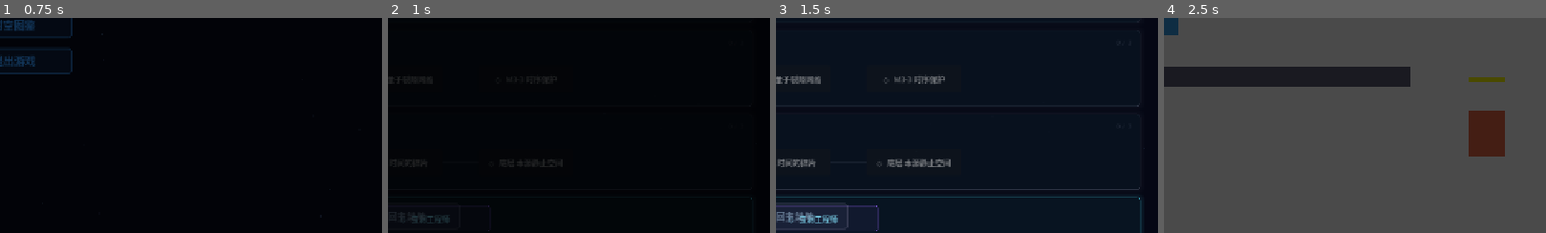
Above: before the commit, frames 1-4 (left to right).
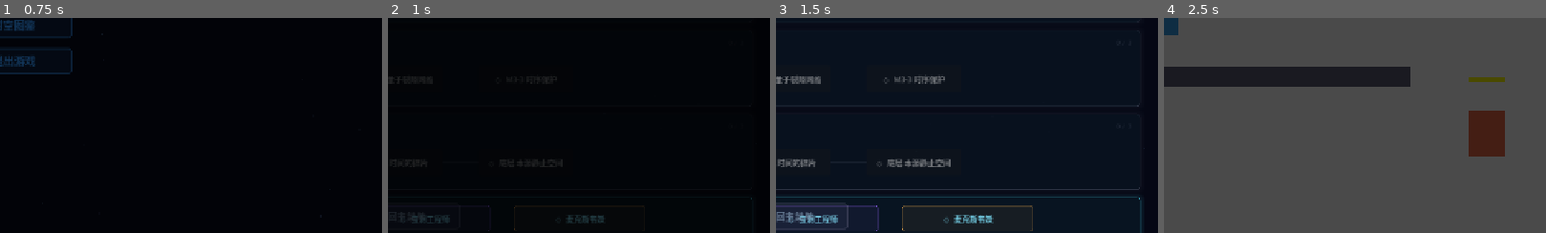
Above: after the commit, the same moments.

Repository: moss-550-w/Relativity-Puzzle
Game: Godot game, scene res://scenes/ui/main_menu.tscn
The game is run twice, just before and just after one commit, with the same random seed, the same clock (stepped at 60 frames per second) and the same inputs.
Inputs (mouse positions are % of the whole screen's width and height, from its top left):
- Up to frame 1 (0.75 s): click "▶ 开始游戏" at 0.5 s
- Up to frame 2 (1 s): no input
- Up to frame 3 (1.5 s): move the mouse to (72, 45) at 1.27 s; hold D (move_right) from 1.28 s (still down); hold E (observe) from 1.28 s (still down); click (72, 45) at 1.42 s
- Up to frame 4 (2.5 s): tap Space (jump) at 1.52, 1.82 s; tap Shift (sprint) at 1.55 s; release D (move_right) at 2 s; release E (observe) at 2 s; click "◇ M1-1 三重时间考验" at 2 s
The pictures show only the part of the screen within x 49-99%, y 50-100%; the shares and areas given below are measured in that part.

Frame 1 is identical in both runs. In frame 2, 0.2% of the frame differs, in the area x 33-57%, y 88-99%; in frame 3, 0.7%, in the area x 33-68%, y 87-100%; in frame 4, nothing differs.

Commit message:
feat(minigames): add maxwell demon entropy puzzle game
- 新增麦克斯韦妖小游戏，基于热力学熵与兰道尔原理的解谜玩法
- 新增关卡选择入口与游戏场景、脚本资源
- 注册小游戏图鉴条目与游戏状态标记

Diff:
--- /dev/null
+++ b/scenes/minigames/maxwell_demon.gd
@@ -0,0 +1,469 @@
+extends Control
+## 麦克斯韦妖 — 熵、信息与第二定律（World 4 趣味挑战）
+## 鼠标 对准闸门高度 | 按住 空格/左键 开门分拣 | E/Shift 擦除记忆(全局熵↑) | R 重置 | ESC 返回
+## 目标：把热(红)分子赶向右腔、冷(蓝)分子赶向左腔，局部有序度 ≥ 70% 解锁图鉴
+## 科普核心：擦除记忆必然推高全局熵——局部可降熵，全局熵永不下降（兰道尔原理）
+##
+## 注意：本小游戏使用【局部】熵计量 _global_entropy，刻意不写入全局 EntropySystem，
+## 以免污染世界4正式关卡的熵状态（向下兼容，互不干扰）。
+
+
+const C_CYAN: Color = Color(0.2, 0.9, 1.0)   # 冷 / 慢
+const C_RED: Color = Color(1.0, 0.35, 0.28)  # 热 / 快
+const C_GOLD: Color = Color(1.0, 0.85, 0.3)  # 成功
+const C_DIM: Color = Color(0.4, 0.5, 0.7)
+
+# 仿真箱（左=冷腔 / 右=热腔，中央隔墙在 WALL_X）
+const BOX: Rect2 = Rect2(300, 124, 680, 468)   # left=300 right=980 top=124 bottom=592
+const WALL_X: float = 640.0
+const GATE_HALF: float = 44.0                  # 闸门口半高
+const PARTICLE_RADIUS: float = 6.0
+const PARTICLE_COUNT: int = 24
+const HOT_SPEED_MIN: float = 175.0
+const HOT_SPEED_MAX: float = 250.0
+const COLD_SPEED_MIN: float = 60.0
+const COLD_SPEED_MAX: float = 115.0
+
+# 记忆缓冲 / 兰道尔擦除代价
+const MEMORY_BITS: int = 8
+const ERASE_ENTROPY_COST: float = 0.08
+const GATE_COOLDOWN: float = 0.6
+const TARGET_SEPARATION: float = 0.70          # 目标分离度（局部有序度）
+
+# 每个分子：{ pos:Vector2, vel:Vector2, hot:bool, trail:Array[Vector2] }
+var _particles: Array = []
+var _gate_y: float = 358.0
+var _gate_open: bool = false
+var _gate_cooldown: float = 0.0
+var _memory_used: int = 0
+var _local_order: float = 0.5                  # [0,1] 处于正确腔室的分子比例
+var _sorted_ok: int = 0                         # 有效分拣次数
+var _passes: int = 0                            # 总放行次数
+var _global_entropy: float = 0.0                # 局部全局熵计量（仅擦除时阶跃上升）
+var _completed: bool = false
+var _t: float = 0.0
+
+var _stars: Array = []
+
+
+func _ready() -> void:
+	_init_stars()
+	_spawn_particles()
+	_build_hud()
+	TransitionLayer.fade_in()
+	_show_toast("把热分子(红)赶向右侧、冷分子(蓝)赶向左侧")
+
+
+func _init_stars() -> void:
+	for i in 48:
+		_stars.append({
+			"pos": Vector2(randf_range(0, 1280), randf_range(0, 720)),
+			"a": randf_range(0.08, 0.3),
+		})
+
+
+func _spawn_particles() -> void:
+	_particles.clear()
+	for i in PARTICLE_COUNT:
+		var hot: bool = i % 2 == 0
+		var speed: float = randf_range(HOT_SPEED_MIN, HOT_SPEED_MAX) if hot else randf_range(COLD_SPEED_MIN, COLD_SPEED_MAX)
+		var ang: float = randf_range(0.0, TAU)
+		# 初始故意"错位"：热分子多在冷腔(左)、冷分子多在热腔(右)，制造分拣需求
+		var wrong_side: bool = randf() < 0.78
+		var on_left: bool = wrong_side if hot else not wrong_side
+		var x: float
+		if on_left:
+			x = randf_range(BOX.position.x + 24.0, WALL_X - 30.0)
+		else:
+			x = randf_range(WALL_X + 30.0, BOX.position.x + BOX.size.x - 24.0)
+		var y: float = randf_range(BOX.position.y + 24.0, BOX.position.y + BOX.size.y - 24.0)
+		_particles.append({
+			"pos": Vector2(x, y),
+			"vel": Vector2(cos(ang), sin(ang)) * speed,
+			"hot": hot,
+			"trail": [],
+		})
+
+
+func _build_hud() -> void:
+	var title: Label = Label.new()
+	title.text = "◆  麦克斯韦妖"
+	title.position = Vector2(28, 16)
+	title.size = Vector2(220, 30)
+	title.add_theme_font_size_override("font_size", 22)
+	title.add_theme_color_override("font_color", C_CYAN)
+	add_child(title)
+
+	var subtitle: Label = Label.new()
+	subtitle.text = "熵 · 信息 · 第二定律"
+	subtitle.position = Vector2(200, 24)
+	subtitle.size = Vector2(220, 20)
+	subtitle.add_theme_font_size_override("font_size", 12)
+	subtitle.add_theme_color_override("font_color", Color(C_CYAN.r, C_CYAN.g, C_CYAN.b, 0.4))
+	add_child(subtitle)
+
+	var hint: Label = Label.new()
+	hint.text = "鼠标对准闸门高度    按住 空格/左键 开门分拣    E 擦除记忆(熵↑)    R 重置    ESC 返回"
+	hint.horizontal_alignment = HORIZONTAL_ALIGNMENT_CENTER
+	hint.set_anchors_preset(PRESET_CENTER_BOTTOM)
+	hint.position = Vector2(-480, -34)
+	hint.size = Vector2(960, 24)
+	hint.add_theme_font_size_override("font_size", 12)
+	hint.add_theme_color_override("font_color", Color(0.3, 0.5, 0.7, 0.55))
+	add_child(hint)
+
+	var done: Label = Label.new()
+	done.name = "DoneLabel"
+	done.horizontal_alignment = HORIZONTAL_ALIGNMENT_CENTER
+	done.position = Vector2(300, 600)
+	done.size = Vector2(680, 26)
+	done.add_theme_font_size_override("font_size", 15)
+	done.add_theme_color_override("font_color", C_GOLD)
+	done.visible = false
+	add_child(done)
+
+
+# ============================================================
+# 每帧
+# ============================================================
+
+func _process(delta: float) -> void:
+	_t += delta
+	if _completed:
+		queue_redraw()
+		return
+	_gate_cooldown = maxf(0.0, _gate_cooldown - delta)
+	_update_gate_state()
+	_simulate(delta)
+	_recompute_order()
+	_check_state()
+	queue_redraw()
+
+
+func _update_gate_state() -> void:
+	# 闸门高度跟随鼠标，限制在隔墙可开区间内
+	var my: float = get_local_mouse_position().y
+	_gate_y = clampf(my, BOX.position.y + GATE_HALF, BOX.position.y + BOX.size.y - GATE_HALF)
+	# 开门条件：输入按住 + 记忆未满 + 非冷却
+	var want_open: bool = Input.is_action_pressed("jump") or Input.is_mouse_button_pressed(MOUSE_BUTTON_LEFT)
+	_gate_open = want_open and _memory_used < MEMORY_BITS and _gate_cooldown <= 0.0
+
+
+func _simulate(delta: float) -> void:
+	var left: float = BOX.position.x + PARTICLE_RADIUS
+	var right: float = BOX.position.x + BOX.size.x - PARTICLE_RADIUS
+	var top: float = BOX.position.y + PARTICLE_RADIUS
+	var bottom: float = BOX.position.y + BOX.size.y - PARTICLE_RADIUS
+
+	for m in _particles:
+		var pos: Vector2 = m["pos"]
+		var vel: Vector2 = m["vel"]
+		var prev: Vector2 = pos
+		pos += vel * delta
+
+		# 中央墙横向穿越判定
+		if (prev.x - WALL_X) * (pos.x - WALL_X) <= 0.0 and not is_equal_approx(prev.x, WALL_X):
+			var denom: float = pos.x - prev.x
+			var tcross: float = 0.0 if is_zero_approx(denom) else (WALL_X - prev.x) / denom
+			var cross_y: float = prev.y + (pos.y - prev.y) * tcross
+			var can_pass: bool = _gate_open and _memory_used < MEMORY_BITS and absf(cross_y - _gate_y) < GATE_HALF
+			if can_pass:
+				_register_pass(m, prev.x < WALL_X)
+			else:
+				# 撞墙反弹并退回原侧，避免穿墙
+				vel.x = -vel.x
+				pos.x = WALL_X - (PARTICLE_RADIUS + 1.0) if prev.x < WALL_X else WALL_X + (PARTICLE_RADIUS + 1.0)
+
+		# 外框反弹
+		if pos.x < left:
+			pos.x = left
+			vel.x = absf(vel.x)
+		elif pos.x > right:
+			pos.x = right
+			vel.x = -absf(vel.x)
+		if pos.y < top:
+			pos.y = top
+			vel.y = absf(vel.y)
+		elif pos.y > bottom:
+			pos.y = bottom
+			vel.y = -absf(vel.y)
+
+		m["pos"] = pos
+		m["vel"] = vel
+
+		var trail: Array = m["trail"]
+		trail.push_front(pos)
+		if trail.size() > 6:
+			trail.pop_back()
+
+
+func _register_pass(m: Dictionary, going_right: bool) -> void:
+	# 每放行一个分子消耗 1 bit 记忆；判定分拣方向是否正确
+	_memory_used += 1
+	_passes += 1
+	var correct: bool = (going_right and m["hot"]) or (not going_right and not m["hot"])
+	if correct:
+		_sorted_ok += 1
+		AudioManager.play_sfx("order_collect")
+	else:
+		AudioManager.play_sfx("redline_bounce")
+
+
+func _recompute_order() -> void:
+	# 局部有序度 = 处于"正确"腔室的分子比例（热在右 / 冷在左）
+	var correct_count: int = 0
+	for m in _particles:
+		var on_right: bool = m["pos"].x >= WALL_X
+		if (on_right and m["hot"]) or (not on_right and not m["hot"]):
+			correct_count += 1
+	_local_order = float(correct_count) / float(_particles.size())
+
+
+func _check_state() -> void:
+	if _local_order >= TARGET_SEPARATION:
+		_complete()
+	elif _global_entropy >= 1.0:
+		# 全局熵触顶：裂隙崩解，区段重置（图鉴不回退）
+		AudioManager.play_sfx("fissure_warning")
+		_reset_segment()
+
+
+# ============================================================
+# 擦除 / 完成 / 重置
+# ============================================================
+
+func _erase_memory() -> void:
+	if _completed or _memory_used == 0:
+		return
+	# 兰道尔原理：擦除信息必然耗散热量 → 全局熵阶跃上升，第二定律不可违背
+	_memory_used = 0
+	_gate_cooldown = GATE_COOLDOWN
+	_gate_open = false
+	_global_entropy = minf(1.0, _global_entropy + ERASE_ENTROPY_COST)
+	AudioManager.play_sfx("platform_crumble")
+
+
+func _complete() -> void:
+	if _completed:
+		return
+	_completed = true
+	_gate_open = false
+	GameState.mark_minigame_completed("maxwell_demon")
+	CodexManager.unlock("maxwell_demon")
+	CodexManager.unlock("landauer_principle")
+	AudioManager.play_sfx("ui_confirm")
+	AudioManager.play_sfx("fragment_collect")
+
+	var done: Label = get_node_or_null("DoneLabel") as Label
+	if done:
+		done.text = "✓ 局部秩序达成！但全局熵从未下降——这正是时间箭头的方向。ESC 返回"
+		done.visible = true
+		done.modulate = Color(1, 1, 1, 0)
+		var tw: Tween = create_tween()
+		tw.tween_property(done, "modulate", Color.WHITE, 0.5)
+
+	_show_toast("图鉴解锁：麦克斯韦妖 与 兰道尔原理")
+
+
+func _reset_segment() -> void:
+	_spawn_particles()
+	_memory_used = 0
+	_gate_cooldown = 0.0
+	_global_entropy = 0.0
+	_sorted_ok = 0
+	_passes = 0
+	_local_order = 0.5
+	_completed = false
+	_gate_open = false
+	var done: Label = get_node_or_null("DoneLabel") as Label
+	if done:
+		done.visible = false
+
+
+# ============================================================
+# 绘制
+# ============================================================
+
+func _draw() -> void:
+	draw_rect(Rect2(Vector2.ZERO, size), Color(0.02, 0.03, 0.08, 1.0), true)
+	_draw_starfield()
+	_draw_chambers()
+	_draw_box_and_wall()
+	_draw_particles()
+	_draw_hud_panel()
+
+
+func _draw_starfield() -> void:
+	for s in _stars:
+		draw_rect(Rect2(s["pos"], Vector2(1.5, 1.5)), Color(0.5, 0.7, 1.0, s["a"]), true)
+
+
+func _draw_chambers() -> void:
+	var l_cold: int = 0
+	var l_tot: int = 0
+	var r_hot: int = 0
+	var r_tot: int = 0
+	for m in _particles:
+		if m["pos"].x < WALL_X:
+			l_tot += 1
+			if not m["hot"]:
+				l_cold += 1
+		else:
+			r_tot += 1
+			if m["hot"]:
+				r_hot += 1
+	var l_ratio: float = float(l_cold) / l_tot if l_tot > 0 else 0.0
+	var r_ratio: float = float(r_hot) / r_tot if r_tot > 0 else 0.0
+
+	var lrect: Rect2 = Rect2(BOX.position.x, BOX.position.y, WALL_X - BOX.position.x, BOX.size.y)
+	var rrect: Rect2 = Rect2(WALL_X, BOX.position.y, BOX.position.x + BOX.size.x - WALL_X, BOX.size.y)
+	draw_rect(lrect, Color(0.04, 0.06, 0.14, 0.5), true)
+	draw_rect(lrect, Color(C_CYAN.r, C_CYAN.g, C_CYAN.b, 0.04 + 0.16 * l_ratio), true)
+	draw_rect(rrect, Color(0.12, 0.05, 0.06, 0.5), true)
+	draw_rect(rrect, Color(C_RED.r, C_RED.g, C_RED.b, 0.04 + 0.16 * r_ratio), true)
+
+	var font: Font = ThemeDB.fallback_font
+	draw_string(font, Vector2(BOX.position.x + 16.0, BOX.position.y + 26.0), "冷腔（慢分子）", 0, -1, 13, Color(C_CYAN.r, C_CYAN.g, C_CYAN.b, 0.65))
+	draw_string(font, Vector2(WALL_X + 16.0, BOX.position.y + 26.0), "热腔（快分子）", 0, -1, 13, Color(C_RED.r, C_RED.g, C_RED.b, 0.75))
+
+
+func _draw_box_and_wall() -> void:
+	# 外框
+	draw_rect(BOX, Color(0.3, 0.55, 0.8, 0.55), false, 2.0)
+
+	# 中央墙（闸门口上下两段）
+	var gate_top: float = _gate_y - GATE_HALF
+	var gate_bot: float = _gate_y + GATE_HALF
+	var wall_col: Color = Color(0.45, 0.55, 0.7, 0.9)
+	draw_line(Vector2(WALL_X, BOX.position.y), Vector2(WALL_X, gate_top), wall_col, 4.0)
+	draw_line(Vector2(WALL_X, gate_bot), Vector2(WALL_X, BOX.position.y + BOX.size.y), wall_col, 4.0)
+
+	# 闸门口状态色
+	var openable: bool = _memory_used < MEMORY_BITS and _gate_cooldown <= 0.0
+	var gate_col: Color
+	if _gate_open:
+		gate_col = C_GOLD
+	elif not openable:
+		gate_col = Color(0.55, 0.5, 0.55, 0.6)   # 记忆满 / 冷却中
+	else:
+		gate_col = C_CYAN
+
+	# 门框横标
+	draw_line(Vector2(WALL_X - 9.0, gate_top), Vector2(WALL_X + 9.0, gate_top), gate_col, 2.0)
+	draw_line(Vector2(WALL_X - 9.0, gate_bot), Vector2(WALL_X + 9.0, gate_bot), gate_col, 2.0)
+	if _gate_open:
+		var glow: float = 0.35 + 0.2 * sin(_t * 10.0)
+		draw_line(Vector2(WALL_X, gate_top), Vector2(WALL_X, gate_bot), Color(gate_col.r, gate_col.g, gate_col.b, glow), 10.0)
+	else:
+		draw_line(Vector2(WALL_X, gate_top), Vector2(WALL_X, gate_bot), Color(gate_col.r, gate_col.g, gate_col.b, 0.22), 3.0)
+
+
+func _draw_particles() -> void:
+	for m in _particles:
+		var base: Color = C_RED if m["hot"] else C_CYAN
+		var trail: Array = m["trail"]
+		for ti in trail.size():
+			var ta: float = 0.3 * (1.0 - float(ti) / trail.size())
+			draw_circle(trail[ti], PARTICLE_RADIUS * 0.5, Color(base.r, base.g, base.b, ta))
+		var pos: Vector2 = m["pos"]
+		draw_circle(pos, PARTICLE_RADIUS + 3.0, Color(base.r, base.g, base.b, 0.25))
+		draw_circle(pos, PARTICLE_RADIUS, base)
+
+
+func _draw_hud_panel() -> void:
+	var font: Font = ThemeDB.fallback_font
+
+	# 面板背景
+	var panel: Rect2 = Rect2(12, 12, 1256, 96)
+	draw_rect(panel, Color(0.03, 0.07, 0.12, 0.82), true)
+	draw_rect(panel, Color(0.2, 0.8, 1.0, 0.35), false, 1.0)
+	draw_rect(Rect2(12, 12, 4, 96), Color(0.2, 0.8, 1.0, 0.5), true)
+
+	# 记忆缓冲
+	draw_string(font, Vector2(28, 74), "记忆缓冲", 0, -1, 13, C_DIM)
+	for i in MEMORY_BITS:
+		var r: Rect2 = Rect2(120.0 + i * 22.0, 60.0, 18.0, 18.0)
+		if i < _memory_used:
+			var lit: Color = C_GOLD if _memory_used < MEMORY_BITS else C_RED
+			draw_rect(r, Color(lit.r, lit.g, lit.b, 0.85), true)
+		else:
+			draw_rect(r, Color(0.1, 0.15, 0.25, 0.8), true)
+		draw_rect(r, Color(0.3, 0.45, 0.6, 0.5), false, 1.0)
+	if _memory_used >= MEMORY_BITS:
+		draw_string(font, Vector2(120, 100), "记忆已满！按 E 擦除（全局熵↑）", 0, -1, 11, C_RED)
+
+	# 局部有序度
+	var m1x: float = 360.0
+	draw_string(font, Vector2(m1x, 44), "局部有序度", 0, -1, 12, C_CYAN)
+	_draw_meter(Vector2(m1x, 52), 230.0, _local_order, C_CYAN, C_GOLD)
+	var tx: float = m1x + 230.0 * TARGET_SEPARATION
+	draw_line(Vector2(tx, 50), Vector2(tx, 68), C_GOLD, 1.5)   # 目标刻度
+	var order_col: Color = C_GOLD if _local_order >= TARGET_SEPARATION else Color.WHITE
+	draw_string(font, Vector2(m1x, 92), "%d%%  (目标 %d%%)" % [int(_local_order * 100.0), int(TARGET_SEPARATION * 100.0)], 0, -1, 12, order_col)
+
+	# 全局熵
+	var m2x: float = 720.0
+	draw_string(font, Vector2(m2x, 44), "全局熵（永不下降）", 0, -1, 12, C_RED)
+	_draw_meter(Vector2(m2x, 52), 230.0, _global_entropy, Color(1.0, 0.5, 0.2), C_RED)
+	draw_string(font, Vector2(m2x, 92), "%d%%" % int(_global_entropy * 100.0), 0, -1, 12, C_RED)
+
+	# 分拣效率
+	var eff: float = float(_sorted_ok) / _passes if _passes > 0 else 0.0
+	draw_string(font, Vector2(1070, 50), "分拣效率", 0, -1, 12, C_DIM)
+	draw_string(font, Vector2(1070, 76), "%d%%  (%d/%d)" % [int(eff * 100.0), _sorted_ok, _passes], 0, -1, 13, C_GOLD)
+
+
+func _draw_meter(pos: Vector2, width: float, value: float, c_low: Color, c_high: Color) -> void:
+	var h: float = 12.0
+	draw_rect(Rect2(pos, Vector2(width, h)), Color(0.06, 0.1, 0.2, 0.9), true)
+	var v: float = clampf(value, 0.0, 1.0)
+	draw_rect(Rect2(pos, Vector2(width * v, h)), c_low.lerp(c_high, v), true)
+	draw_rect(Rect2(pos, Vector2(width, h)), Color(0.3, 0.45, 0.6, 0.4), false, 1.0)
+
+
+# ============================================================
+# 输入
+# ============================================================
+
+func _unhandled_input(event: InputEvent) -> void:
+	if event.is_action_pressed("ui_cancel"):
+		TransitionLayer.transition_to("res://scenes/ui/level_select.tscn")
+	elif event.is_action_pressed("reset_puzzle"):
+		_reset_segment()
+	elif event.is_action_pressed("observe") or event.is_action_pressed("sprint"):
+		_erase_memory()
+
+
+# ============================================================
+# Toast
+# ============================================================
+
+func _show_toast(msg: String) -> void:
+	var toast: Panel = Panel.new()
+	toast.name = "Toast"
+	toast.set_anchors_preset(PRESET_CENTER_BOTTOM)
+	toast.position = Vector2(-260, -160)
+	toast.size = Vector2(520, 56)
+	toast.modulate = Color(1, 1, 1, 0)
+	var sb: StyleBoxFlat = StyleBoxFlat.new()
+	sb.bg_color = Color(0.03, 0.07, 0.12, 0.9)
+	sb.border_color = C_GOLD
+	sb.set_border_width_all(2)
+	sb.set_corner_radius_all(6)
+	toast.add_theme_stylebox_override("panel", sb)
+	add_child(toast)
+
+	var label: Label = Label.new()
+	label.text = "◆  " + msg
+	label.horizontal_alignment = HORIZONTAL_ALIGNMENT_CENTER
+	label.vertical_alignment = VERTICAL_ALIGNMENT_CENTER
+	label.set_anchors_preset(PRESET_FULL_RECT)
+	label.add_theme_font_size_override("font_size", 16)
+	label.add_theme_color_override("font_color", C_GOLD)
+	toast.add_child(label)
+
+	var tw: Tween = create_tween()
+	tw.tween_property(toast, "modulate", Color.WHITE, 0.3)
+	tw.tween_interval(3.0)
+	tw.tween_property(toast, "modulate", Color(1, 1, 1, 0), 0.5)
+	tw.tween_callback(toast.queue_free)
--- /dev/null
+++ b/scenes/minigames/maxwell_demon.tscn
@@ -0,0 +1,12 @@
+[gd_scene load_steps=2 format=3 uid="uid://maxwell_demon_minigame"]
+
+[ext_resource type="Script" path="res://scenes/minigames/maxwell_demon.gd" id="1_script"]
+
+[node name="MaxwellDemon" type="Control"]
+layout_mode = 3
+anchors_preset = 15
+anchor_right = 1.0
+anchor_bottom = 1.0
+grow_horizontal = 2
+grow_vertical = 2
+script = ExtResource("1_script")
--- a/scenes/ui/level_select.gd
+++ b/scenes/ui/level_select.gd
@@ -305,7 +305,7 @@
 	panel.add_child(sub)
 
 	# 小游戏按钮
-	var mg_ids: Array = ["light_clock", "wormhole_engineer"]
+	var mg_ids: Array = ["light_clock", "wormhole_engineer", "maxwell_demon"]
 	var btn_width: float = 220.0
 	var btn_height: float = 44.0
 	var start_x: float = 280.0
--- a/scenes/ui/main_menu.gd
+++ b/scenes/ui/main_menu.gd
@@ -9,6 +9,7 @@
 	"kerr_black_hole", "ergosphere", "ring_singularity",
 	"casimir_effect", "quantum_vacuum", "chronology_protection",
 	"entropy_arrow", "block_universe", "wheeler_dewitt", "time_illusion",
+	"maxwell_demon", "landauer_principle",
 	"physicists_cabin",
 ]
 
@@ -26,6 +27,7 @@
 	"kerr_black_hole": 1, "ergosphere": 1, "ring_singularity": 1,
 	"casimir_effect": 2, "quantum_vacuum": 2, "chronology_protection": 2,
 	"entropy_arrow": 3, "block_universe": 3, "wheeler_dewitt": 3, "time_illusion": 3,
+	"maxwell_demon": 3, "landauer_principle": 3,
 	"physicists_cabin": 3,
 }
 
@@ -519,6 +521,8 @@
 		"block_universe": {"name": "块状宇宙", "desc": "", "category": "entropy_cosmology"},
 		"wheeler_dewitt": {"name": "惠勒-德维特方程", "desc": "", "category": "entropy_cosmology"},
 		"time_illusion": {"name": "时间的主观性错觉", "desc": "", "category": "entropy_cosmology"},
+		"maxwell_demon": {"name": "麦克斯韦妖", "desc": "", "category": "entropy_cosmology"},
+		"landauer_principle": {"name": "兰道尔原理", "desc": "", "category": "entropy_cosmology"},
 		"light_clock": {"name": "光钟与时间膨胀", "desc": "", "category": "special_relativity"},
 		"traversable_wormhole": {"name": "可穿越虫洞", "desc": "", "category": "general_relativity"},
 		"physicists_cabin": {"name": "物理学家的午后", "desc": "", "category": "entropy_cosmology"},
--- a/scripts/autoload/codex_manager.gd
+++ b/scripts/autoload/codex_manager.gd
@@ -112,6 +112,16 @@
 		"desc": "在世界尽头的静止空间中，两位巨匠仍在争论时间的本质。爱因斯坦相信时空是光滑的几何，霍金则看到量子泡沫中的信息悖论。科学，永远是一场未完成的对话。",
 		"category": "entropy_cosmology"
 	},
+	"maxwell_demon": {
+		"name": "麦克斯韦妖",
+		"desc": "1867 年麦克斯韦设想一个能逐个分拣分子的小妖，似乎能让熵自发减少、违反第二定律——它困扰物理学界近一个世纪。",
+		"category": "entropy_cosmology"
+	},
+	"landauer_principle": {
+		"name": "兰道尔原理",
+		"desc": "小妖的破绽在于记忆：擦除 1 bit 信息至少耗散 kT·ln2 热量（Landauer 1961，Bennett 1982）。计入信息熵后，总熵从不下降，第二定律安然无恙。",
+		"category": "entropy_cosmology"
+	},
 }
 
 # ---- 状态 ----
--- a/scripts/autoload/game_state.gd
+++ b/scripts/autoload/game_state.gd
@@ -75,6 +75,13 @@
 		"scene": "res://scenes/minigames/wormhole_engineer.tscn",
 		"codex": "traversable_wormhole",
 		"color": Color(0.6, 0.4, 1.0),
+	},
+	"maxwell_demon": {
+		"name": "麦克斯韦妖",
+		"subtitle": "熵、信息与第二定律",
+		"scene": "res://scenes/minigames/maxwell_demon.tscn",
+		"codex": "maxwell_demon",
+		"color": Color(1.0, 0.7, 0.3),
 	},
 }
 
Not shown, added: scenes/minigames/maxwell_demon.gd.uid
